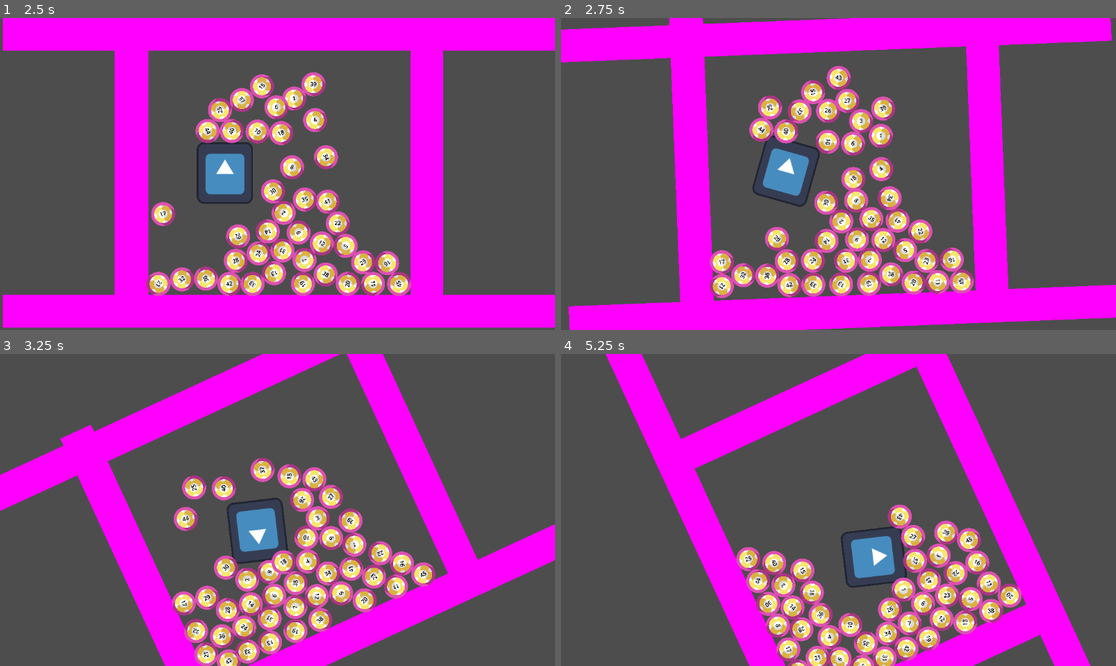
Above: before the commit, frames 1-4 (two rows, left to right).
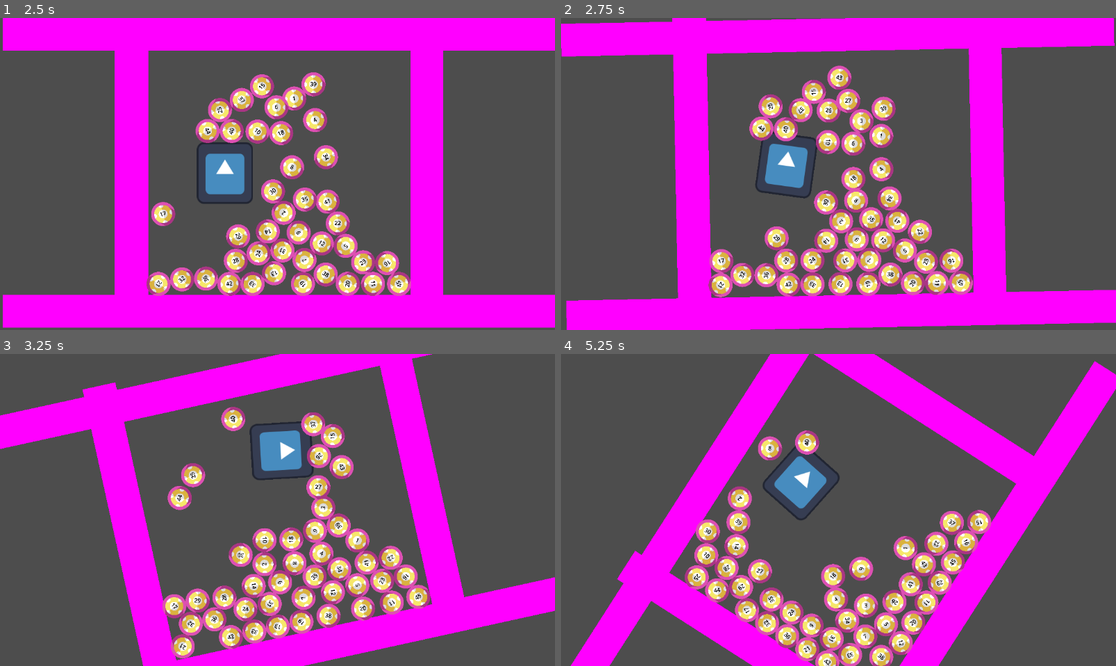
Above: after the commit, the same moments.

Repository: nhne/godot-lottery
Game: Godot game, scene res://node_2d.tscn
The game is run twice, just before and just after one commit, with the same random seed, the same clock (stepped at 60 frames per second) and the same inputs. The engine's default icon, where the game draws it, is replaced by a stand-in: a white triangle on a blue panel in a dark square.
Inputs:
- Up to frame 1 (2.5 s): no input
- Up to frame 2 (2.75 s): no input
- Up to frame 3 (3.25 s): no input
- Up to frame 4 (5.25 s): no input

Frame 1 is identical in both runs. In frame 2, 8.2% of the frame differs, in the area x 0-100%, y 0-100%; in frame 3, 37%; in frame 4, 44%, in the area x 1-100%, y 0-100%.

Commit message:
Update main.gd

Diff:
--- a/main.gd
+++ b/main.gd
@@ -4,16 +4,15 @@
 @export var ball_scene: PackedScene
 
 var elapsed = 0
-var spin_speed = PI / 4
+var spin_speed = PI / 8
 var ball_numbers = []
 
-var angular_speed = PI * 2
+var angular_speed = PI
 var speed = 200
 
 
 # Called when the node enters the scene tree for the first time.
 func _ready():
-	randomize()
 	for i in range(1, 46):
 		ball_numbers.append(i)
 	ball_numbers.shuffle()
@@ -34,13 +33,12 @@
 		var pusher = $Pusher
 		pusher.rotation += angular_speed * delta
 		var velocity = Vector2.UP.rotated(pusher.rotation) * speed
-		pusher.position += velocity * delta
+		pusher.position += velocity * delta * 2
 
 
 func _spawn_ball(number):
 	var ball = ball_scene.instantiate()
-	var ball_spawn = get_node("SpawnLocation")
-	ball.position = ball_spawn.position
+	ball.position = $SpawnLocation.position
 	ball.position += Vector2(randf_range(-5, 5), 0)
 	ball.set_label(number)
 	add_child(ball)
